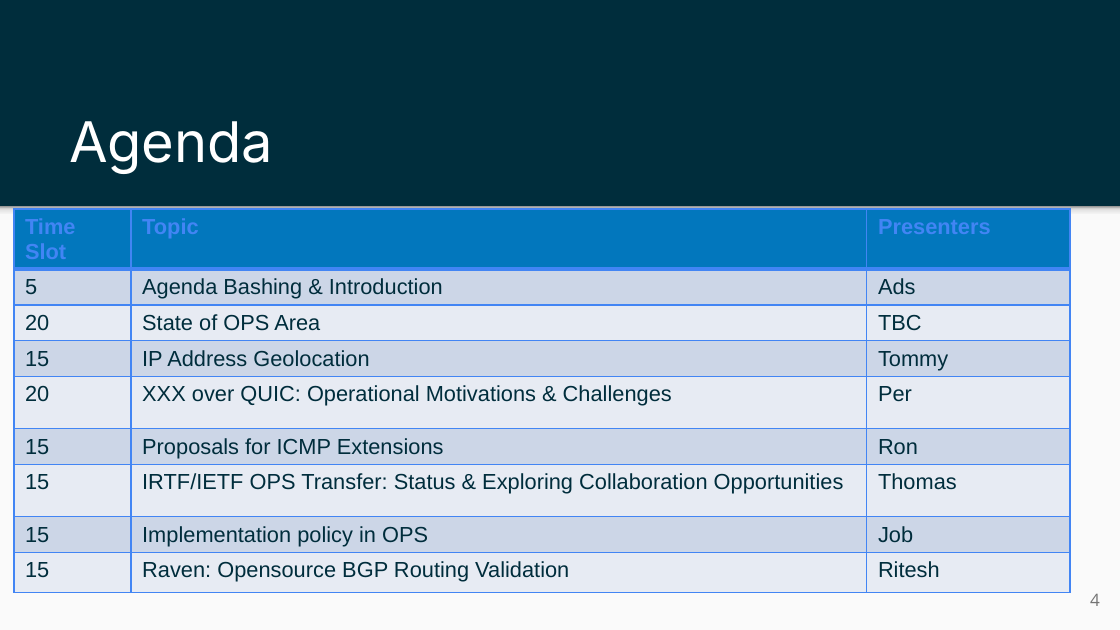
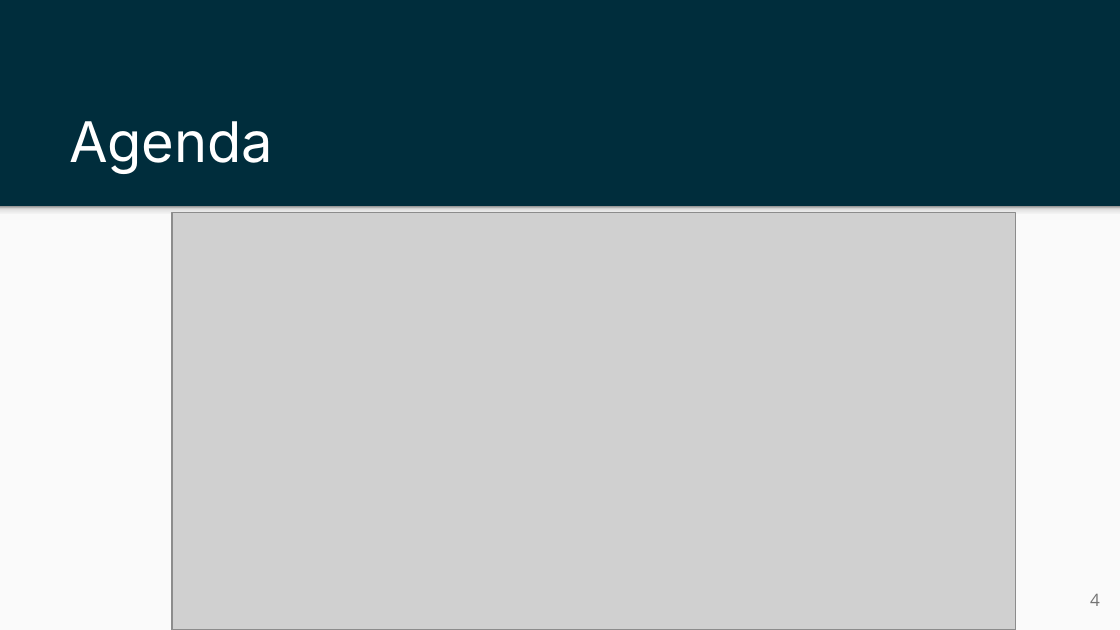
Before and after one commit to IETF-OPS-AD/OPSAREA-meetings, a slide deck: slide 4 of Chairs-Slides/IETF126-opsarea-chairs-slides.pptx. Drawn at 1120x630 pixels with LibreOffice and Linux fonts; fonts in the diff are those of the drawing; grey boxes stand for pictures. Boxes give left, top, right and bottom in pixels: in the first picture for what was removed or moved away, otherwise in the second. Text is boxed around its words. In the diff, an @@ line names an element or a change of style, - is before the commit and + after.

```diff
--- a/Chairs-Slides/IETF126-opsarea-chairs-slides.pptx
+++ b/Chairs-Slides/IETF126-opsarea-chairs-slides.pptx
@@ table removed at <box>13,209,1070,605</box>, 9 rows, 3 columns @@
-Time Slot | Topic | Presenters
-5 | Agenda Bashing & Introduction | Ads
-20 | State of OPS Area | TBC
-15 | IP Address Geolocation | Tommy
-20 | XXX over QUIC: Operational Motivations & Challenges | Per
-15 | Proposals for ICMP Extensions | Ron
-15 | IRTF/IETF OPS Transfer: Status & Exploring Collaboration Opportunities | Thomas
-15 | Implementation policy in OPS | Job
-15 | Raven: Opensource BGP Routing Validation | Ritesh
@@ picture added at <box>172,213,1016,629</box> @@
```
Also in this commit, not shown: 1 other slide changed.
